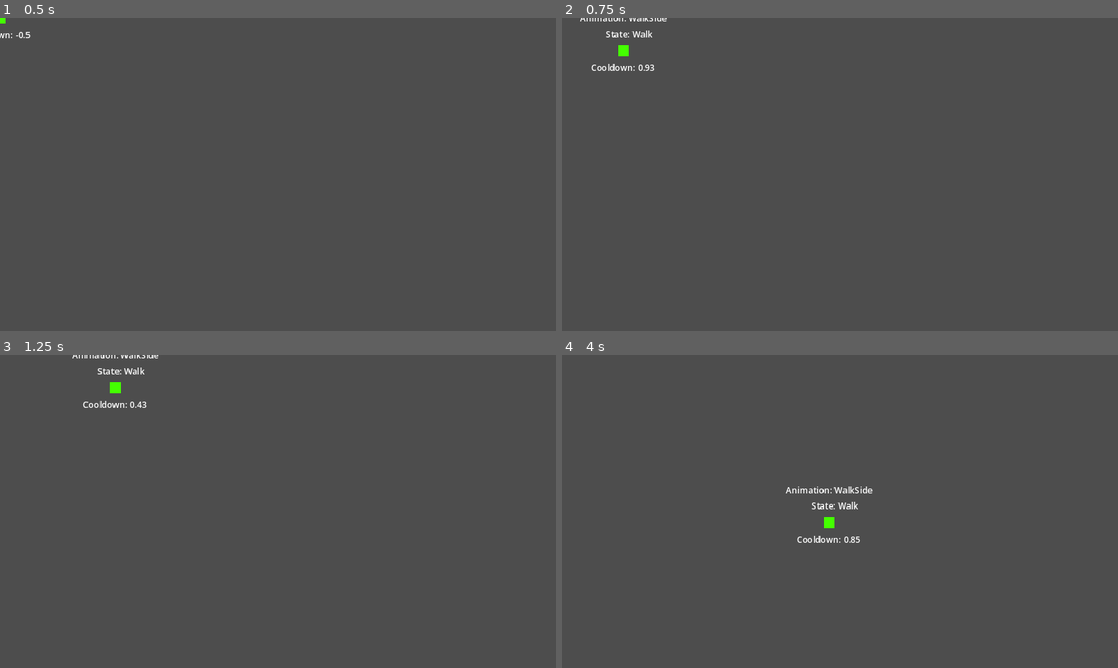
Above: before the commit, frames 1-4 (two rows, left to right).
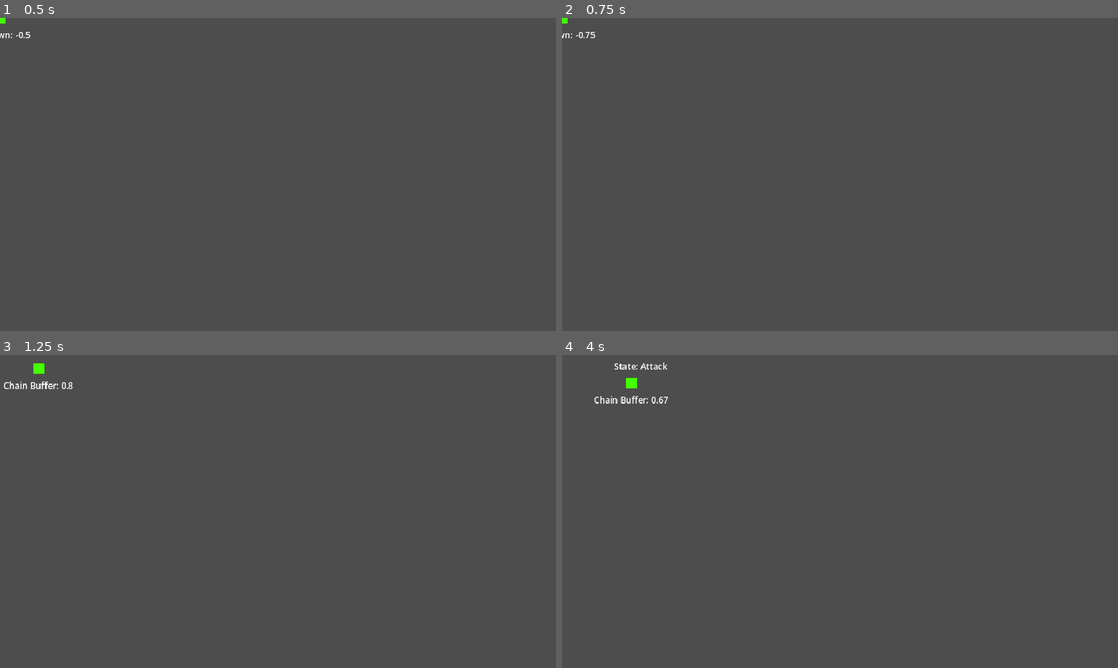
Above: after the commit, the same moments.

Repository: UVGDClub/PassTheGame_2024
Game: Godot game, scene res://src/player/player.tscn
Same seed, same stepped clock (60 frames per second), same inputs: the game is played once before the commit and once after it. This scene is started directly instead of the project's main scene.
Inputs (mouse positions are in pixels of both pictures, inside the frame that each line leads up to):
- Up to frame 1 (0.5 s): no input
- Up to frame 2 (0.75 s): tap Enter (ui_accept) at 0.5 s; move the mouse to (962, 158) at 0.52 s; hold Right (ui_right) from 0.53 s (still down); tap Tab (ui_focus_next) at 0.6 s
- Up to frame 3 (1.25 s): keep holding Right (ui_right); tap Enter (ui_accept) at 0.77, 1.07 s; click (400, 495) at 0.8 s
- Up to frame 4 (4 s): move the mouse to (728, 527) at 1.27 s; release Right (ui_right) at 1.28 s; hold Down (ui_down) 1.28-2.03 s; click (728, 527) at 1.35 s; tap Enter (ui_accept) at 1.52, 1.82, 2.3, 2.85, 3.02, 3.32, 3.77 s; right-click (728, 527) at 1.55 s; move the mouse to (895, 442) at 2.02 s; hold Right (ui_right) 2.03-2.78 s; right-click (895, 442) at 2.1 s; move the mouse to (812, 574) at 2.77 s; hold Up (ui_up) 2.78-3.53 s; tap Tab (ui_focus_next) at 3.05, 3.6 s; move the mouse to (1006, 558) at 3.52 s; hold Left (ui_left) from 3.53 s (still down); click (1006, 558) at 3.8 s

Frame 1 is identical in both runs. In frame 2, 0.4% of the frame differs, in the area x 0-19%, y 0-17%; in frame 3, 0.6%; in frame 4, 0.8%, in the area x 5-56%, y 2-60%.

Commit message:
Updated keybinds/physics layers

Diff:
--- a/project.godot
+++ b/project.godot
@@ -25,6 +25,46 @@
 window/size/viewport_height=576
 window/stretch/mode="canvas_items"
 
+[input]
+
+attack={
+"deadzone": 0.5,
+"events": [Object(InputEventMouseButton,"resource_local_to_scene":false,"resource_name":"","device":-1,"window_id":0,"alt_pressed":false,"shift_pressed":false,"ctrl_pressed":false,"meta_pressed":false,"button_mask":1,"position":Vector2(309, 1),"global_position":Vector2(313, 42),"factor":1.0,"button_index":1,"canceled":false,"pressed":true,"double_click":false,"script":null)
+]
+}
+dash={
+"deadzone": 0.5,
+"events": [Object(InputEventMouseButton,"resource_local_to_scene":false,"resource_name":"","device":-1,"window_id":0,"alt_pressed":false,"shift_pressed":false,"ctrl_pressed":false,"meta_pressed":false,"button_mask":2,"position":Vector2(189, 19),"global_position":Vector2(193, 60),"factor":1.0,"button_index":2,"canceled":false,"pressed":true,"double_click":false,"script":null)
+]
+}
+left={
+"deadzone": 0.5,
+"events": [Object(InputEventKey,"resource_local_to_scene":false,"resource_name":"","device":-1,"window_id":0,"alt_pressed":false,"shift_pressed":false,"ctrl_pressed":false,"meta_pressed":false,"pressed":false,"keycode":0,"physical_keycode":65,"key_label":0,"unicode":97,"echo":false,"script":null)
+]
+}
+right={
+"deadzone": 0.5,
+"events": [Object(InputEventKey,"resource_local_to_scene":false,"resource_name":"","device":-1,"window_id":0,"alt_pressed":false,"shift_pressed":false,"ctrl_pressed":false,"meta_pressed":false,"pressed":false,"keycode":0,"physical_keycode":68,"key_label":0,"unicode":100,"echo":false,"script":null)
+]
+}
+up={
+"deadzone": 0.5,
+"events": [Object(InputEventKey,"resource_local_to_scene":false,"resource_name":"","device":-1,"window_id":0,"alt_pressed":false,"shift_pressed":false,"ctrl_pressed":false,"meta_pressed":false,"pressed":false,"keycode":0,"physical_keycode":87,"key_label":0,"unicode":119,"echo":false,"script":null)
+]
+}
+down={
+"deadzone": 0.5,
+"events": [Object(InputEventKey,"resource_local_to_scene":false,"resource_name":"","device":-1,"window_id":0,"alt_pressed":false,"shift_pressed":false,"ctrl_pressed":false,"meta_pressed":false,"pressed":false,"keycode":0,"physical_keycode":83,"key_label":0,"unicode":115,"echo":false,"script":null)
+]
+}
+
+[layer_names]
+
+2d_physics/layer_1="terrain"
+2d_physics/layer_2="cards"
+2d_physics/layer_3="player"
+2d_physics/layer_4="enemy"
+
 [rendering]
 
 textures/canvas_textures/default_texture_filter=0
--- a/src/player/player.gd
+++ b/src/player/player.gd
@@ -49,9 +49,9 @@
 	update_debug_labels()
 
 func get_input():
-	input_vect = Input.get_vector("ui_left", "ui_right", "ui_up", "ui_down")
-	dash_just_pressed = Input.is_action_just_pressed("ui_accept")
-	attack_just_pressed = Input.is_action_just_pressed("ui_focus_next")
+	input_vect = Input.get_vector("left", "right", "up", "down")
+	dash_just_pressed = Input.is_action_just_pressed("dash")
+	attack_just_pressed = Input.is_action_just_pressed("attack")
 
 func update_animation(type, vect):
 	if vect == Vector2.ZERO:
